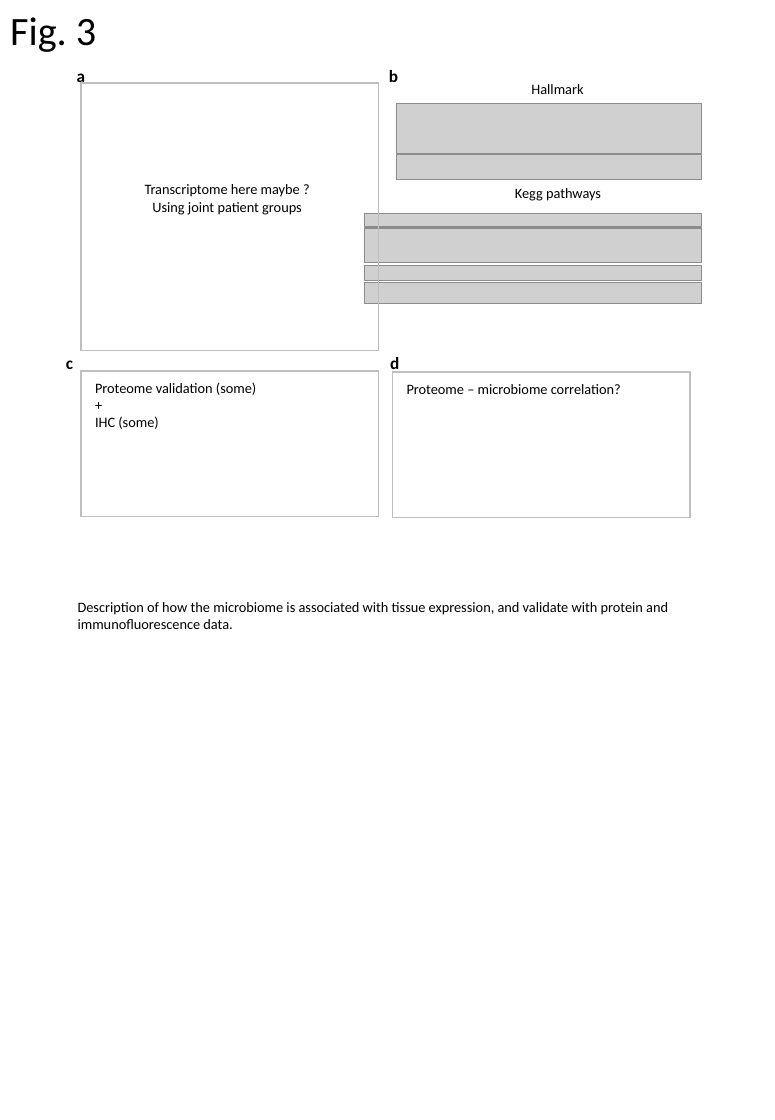
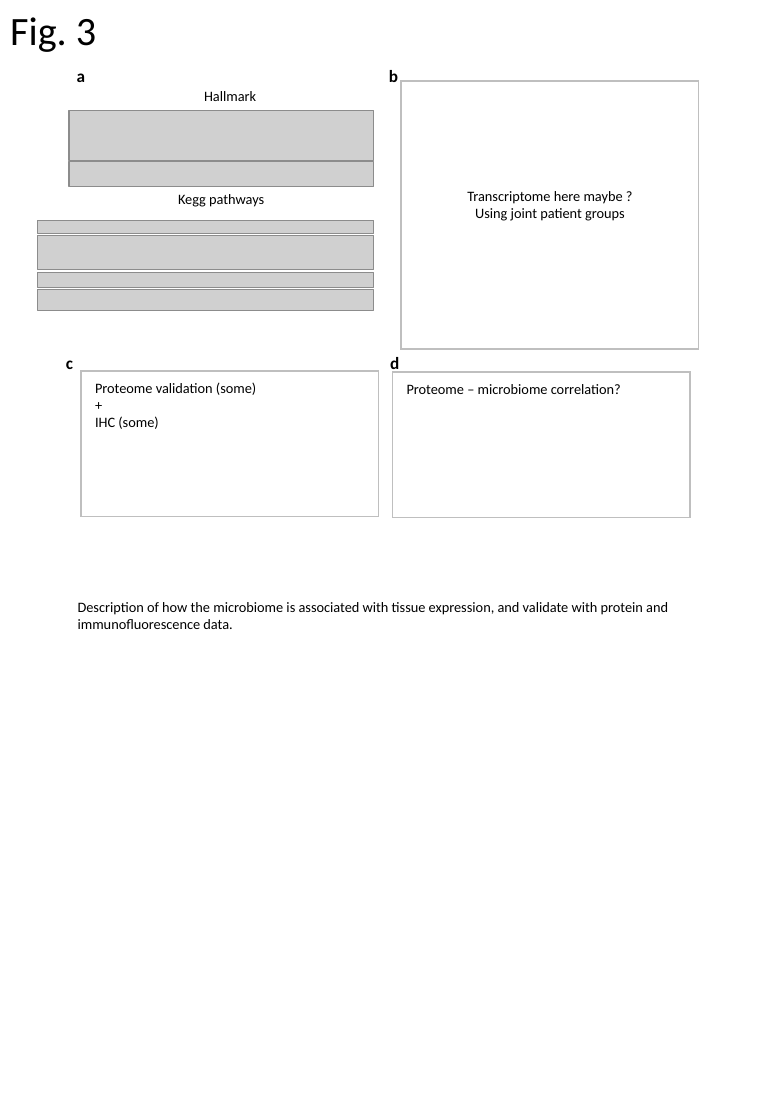
Before and after one commit to NBISweden/tissue-adherent-VMB, a slide deck: slide 3 of reports/rmarkdown/manuscript/manuscript.pptx. Drawn at 775x1120 pixels with LibreOffice and Linux fonts; fonts in the diff are those of the drawing; grey boxes stand for pictures; background and template pictures are left out. Boxes give left, top, right and bottom in pixels: in the first picture for what was removed or moved away, otherwise in the second. Text is boxed around its words. In the diff, an @@ line names an element or a change of style, - is before the commit and + after.

```diff
--- a/reports/rmarkdown/manuscript/manuscript.pptx
+++ b/reports/rmarkdown/manuscript/manuscript.pptx
@@ text "Hallmark": place and size @@
-text "Hallmark" at [531,84,583,94]
+text "Hallmark" at [204,91,256,101]
@@ rectangle: place and size @@
-rectangle at [82,83,379,350]
+rectangle at [401,82,699,349]
@@ picture: place and size @@
-picture at [397,103,702,153]
+picture at [69,111,374,160]
@@ 5 pictures: place and size @@
-5 pictures at [365,155,702,303]
+5 pictures at [37,162,374,310]
@@ text "Kegg pathways": place and size @@
-text "Kegg pathways" at [515,188,601,201]
+text "Kegg pathways" at [178,194,264,207]
@@ text "Transcriptome here maybe ?": place and size @@
-text "Transcriptome here maybe ?" at [145,184,302,215]
+text "Transcriptome here maybe ?" at [467,191,625,221]
```
Also in this commit, not shown: 2 other slides changed, 10 other files.
